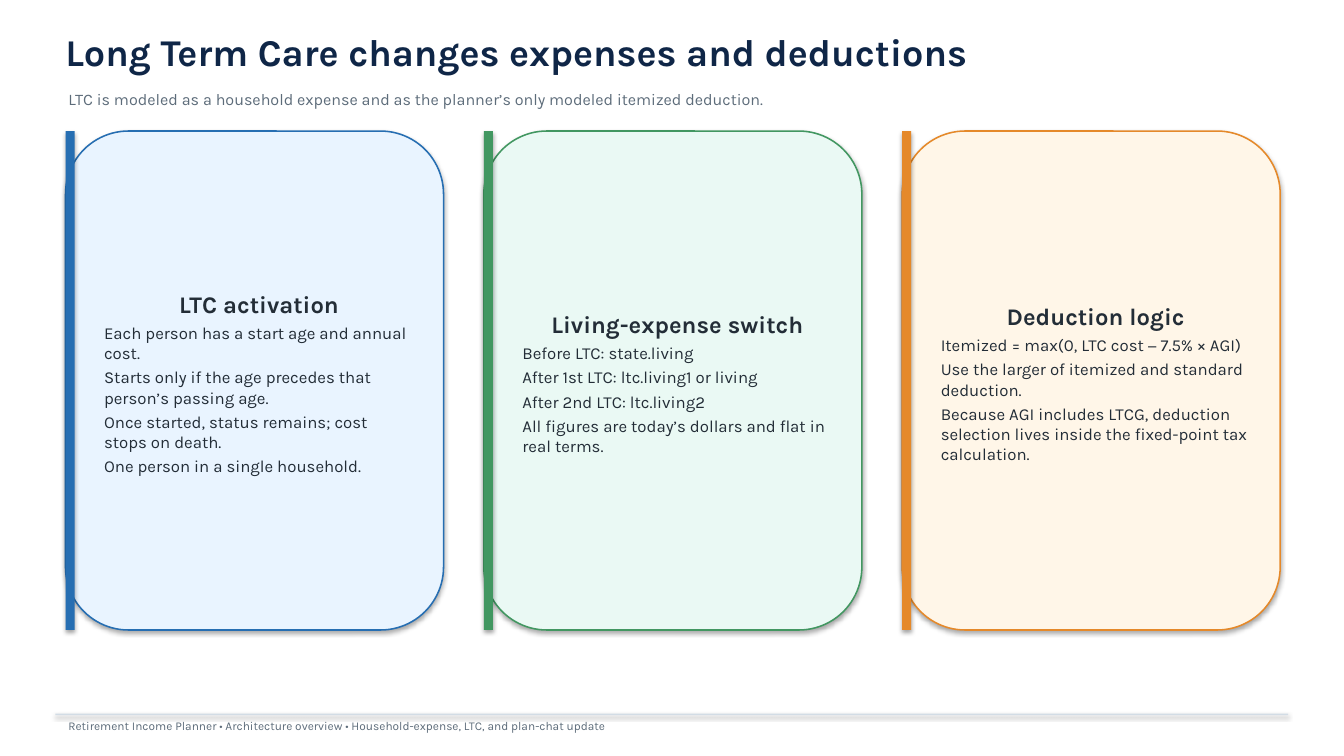
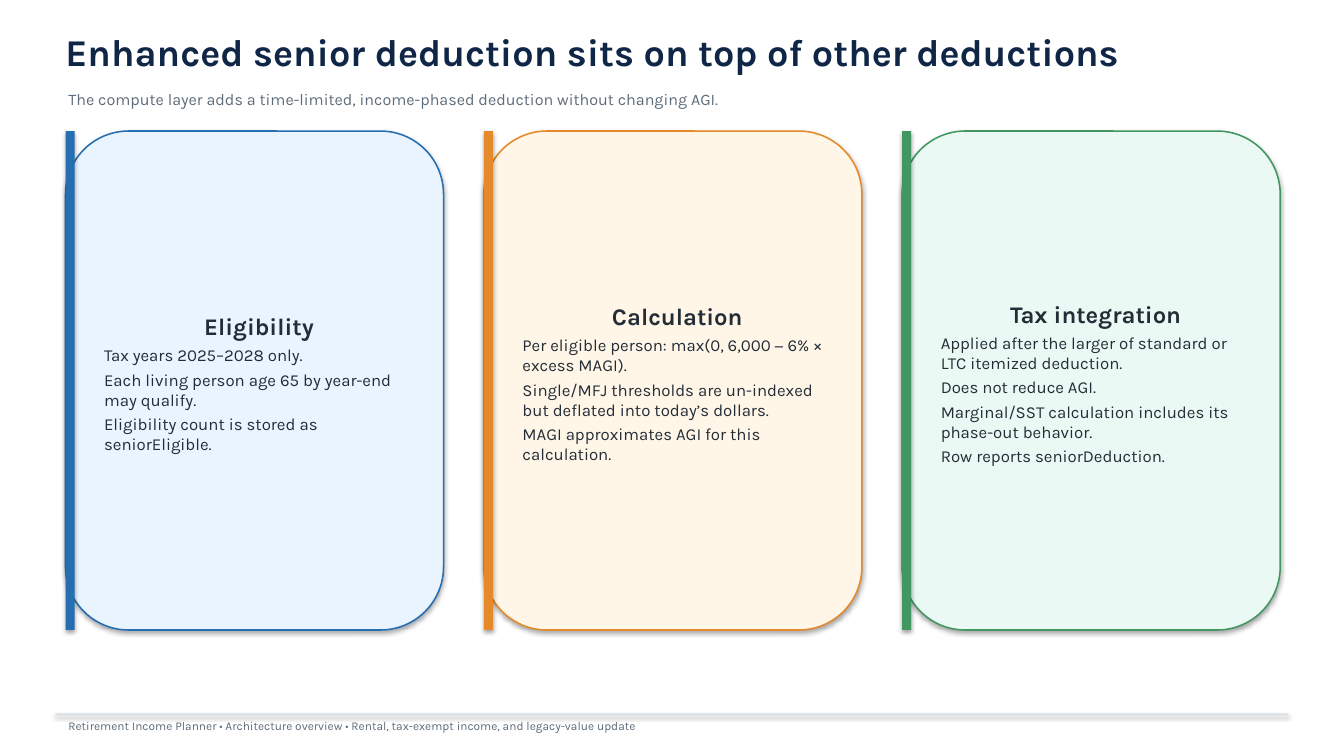
Before and after one commit to howardc64/retirefin, a slide deck: slide 5 of docs/retirement_income_planner_architecture.pptx. Drawn at 1344x756 pixels with LibreOffice and Linux fonts; fonts in the diff are those of the drawing. Boxes give left, top, right and bottom in pixels: in the first picture for what was removed or moved away, otherwise in the second. Text is boxed around its words. In the diff, an @@ line names an element or a change of style, - is before the commit and + after.

```diff
--- a/docs/retirement_income_planner_architecture.pptx
+++ b/docs/retirement_income_planner_architecture.pptx
@@ text at (65, 39, 1118, 75): text changed @@
-Long Term Care changes expenses and deductions
+Enhanced senior deduction sits on top of other deductions
@@ text at (68, 94, 718, 109): text changed @@
-LTC is modeled as a household expense and as the planner’s only modeled itemized deduction.
+The compute layer adds a time-limited, income-phased deduction without changing AGI.
@@ rectangle at (484, 131, 493, 630): fill #429761 to #E5892A @@
@@ rounded rectangle "Calculation" at (484, 131, 862, 630): fill #EAF9F4 to #FFF6E8; outline #429761 1.1 pt to #E5892A 1.1 pt @@
@@ rectangle at (902, 131, 911, 630): fill #E5892A to #429761 @@
@@ rounded rectangle "Tax integration" at (902, 131, 1280, 630): fill #FFF6E8 to #EAF9F4; outline #E5892A 1.1 pt to #429761 1.1 pt @@
@@ text in rounded rectangle at (104, 318, 391, 454): text changed @@
-LTC activation
-Each person has a start age and annual cost.
-Starts only if the age precedes that person’s passing age.
-Once started, status remains; cost stops on death.
-One person in a single household.
+Eligibility
+Tax years 2025–2028 only.
+Each living person age 65 by year-end may qualify.
+Eligibility count is stored as seniorEligible.
@@ text in rounded rectangle at (522, 308, 813, 460): text changed @@
-Living-expense switch
-Before LTC: state.living
-After 1st LTC: ltc.living1 or living
-After 2nd LTC: ltc.living2
-All figures are today’s dollars and flat in real terms.
+Calculation
+Per eligible person: max(0, 6,000 − 6% × excess MAGI).
+Single/MFJ thresholds are un-indexed but deflated into today’s dollars.
+MAGI approximates AGI for this calculation.
@@ text in rounded rectangle at (941, 306, 1228, 466): text changed @@
-Deduction logic
-Itemized = max(0, LTC cost − 7.5% × AGI)
-Use the larger of itemized and standard deduction.
-Because AGI includes LTCG, deduction selection lives inside the fixed-point tax calculation.
+Tax integration
+Applied after the larger of standard or LTC itemized deduction.
+Does not reduce AGI.
+Marginal/SST calculation includes its phase-out behavior.
+Row reports seniorDeduction.
@@ text at (68, 722, 635, 733): text changed @@
-Retirement Income Planner • Architecture overview • Household-expense, LTC, and plan-chat update
+Retirement Income Planner • Architecture overview • Rental, tax-exempt income, and legacy-value update
```
Also in this commit, not shown: 2 other slides changed, 8 slides added, 8 slides removed, 24 other files.
